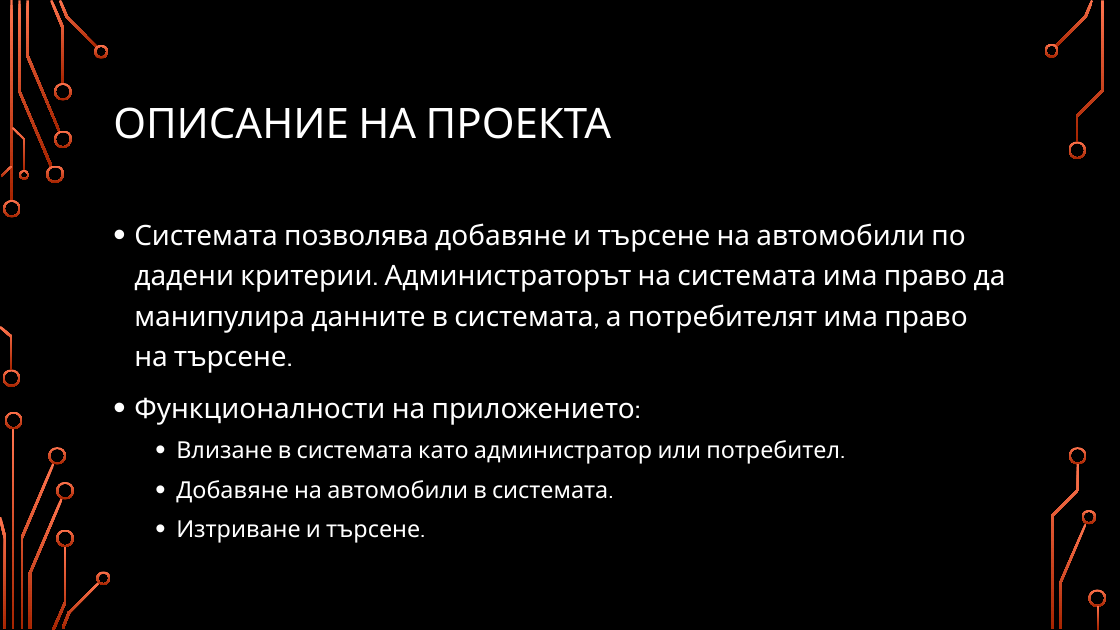
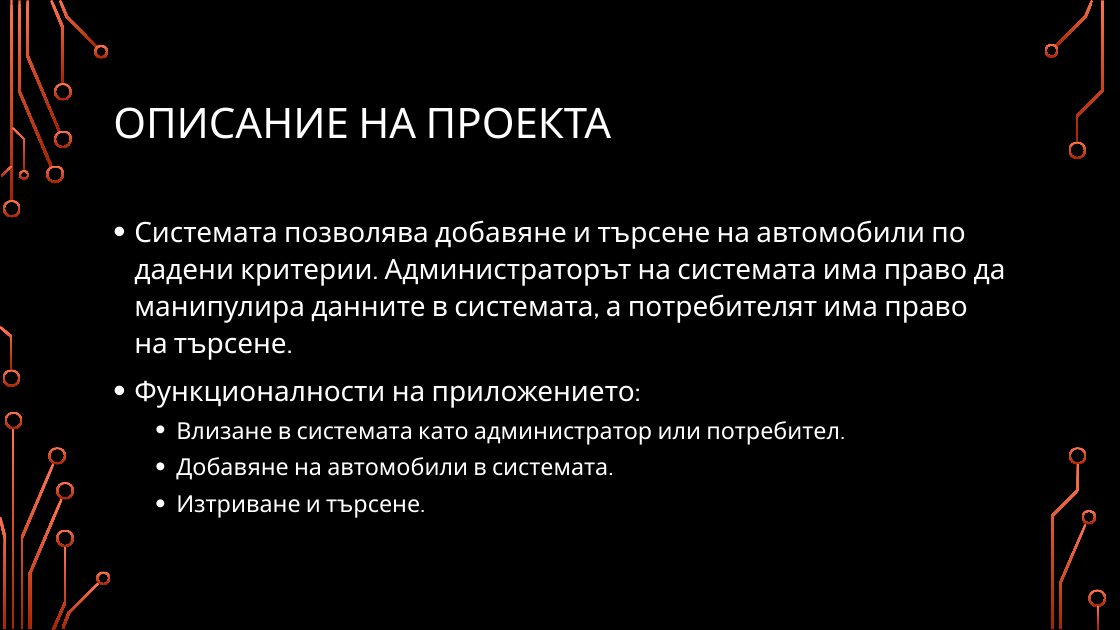
Before and after one commit to KaloyanANDSlavyan/Car-Search-System, a slide deck: slide 2 of Presentation.pptx. Drawn at 1120x630 pixels with LibreOffice and Linux fonts; fonts in the diff are those of the drawing; background and template pictures are left out. Boxes give left, top, right and bottom in pixels: in the first picture for what was removed or moved away, otherwise in the second. Text is boxed around its words. In the diff, an @@ line names an element or a change of style, - is before the commit and + after.

```diff
--- a/Presentation.pptx
+++ b/Presentation.pptx
@@ text "Системата позволява добавяне и търсене ..." at box(134, 220, 1006, 518): line spacing 1.2 to 1.1 @@
```
Also in this commit, not shown: 1 other slide changed, 5 slides added, 5 other files.
